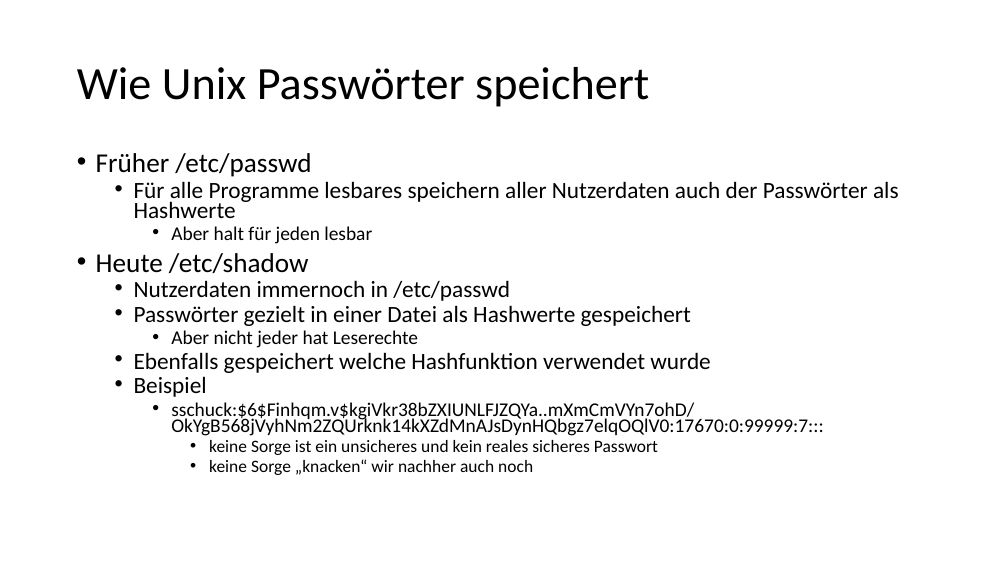
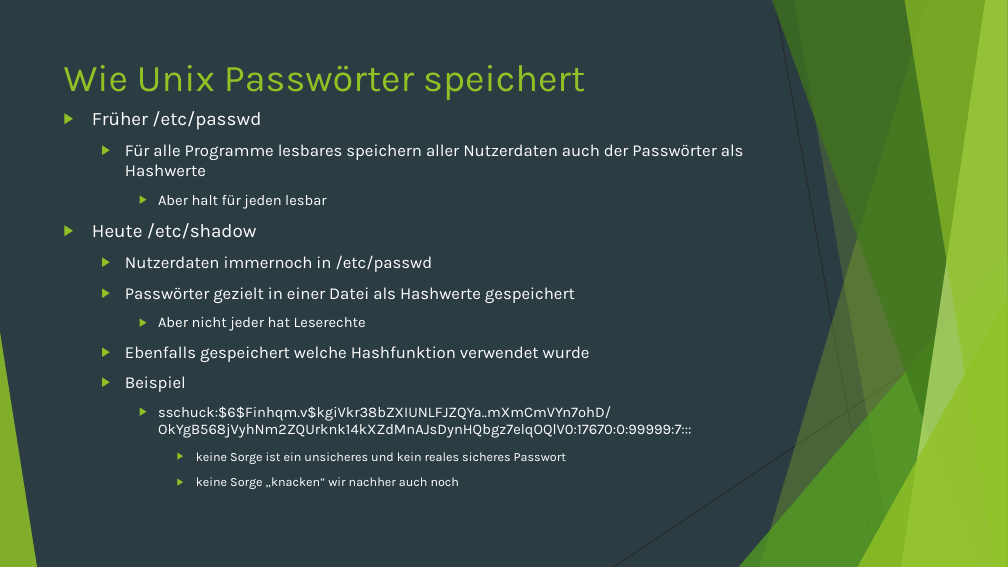
Before and after one commit to StefanSchuck/JohnTheRipperVortrag, a slide deck: slide 4 of Vortrag.pptx. Drawn at 1008x567 pixels with LibreOffice and Linux fonts; fonts in the diff are those of the drawing. Boxes give left, top, right and bottom in pixels: in the first picture for what was removed or moved away, otherwise in the second. Text is boxed around its words. In the diff, an @@ line names an element or a change of style, - is before the commit and + after.

```diff
--- a/Vortrag.pptx
+++ b/Vortrag.pptx
@@ background #FFFFFF to #2C3C43 @@
@@ title "Wie Unix Passwörter speichert": place and size @@
-title "Wie Unix Passwörter speichert" at (77,67,649,107)
+title "Wie Unix Passwörter speichert" at (64,65,585,100)
@@ title "Wie Unix Passwörter speichert" at (64,65,585,100): size 44 to 36 pt, font Calibri to Karla, text colour #000000 to #90C226; line spacing 0.9 to 1; vertical alignment middle to top @@
@@ text "Früher /etc/passwd": place and size @@
-text "Früher /etc/passwd" at (96,153,899,475)
+text "Früher /etc/passwd" at (92,111,744,489)
@@ text "Früher /etc/passwd" at (92,111,744,489): size 25.9 to 18 pt in "Früher /etc/passwd", "Heute /etc/shadow"; font Calibri to Karla, text colour #000000 to #FFFFFF; size 22.2 to 16 pt in "Für alle Programme lesbares speichern aller Nutzerdaten ...", "Nutzerdaten immernoch in /etc/passwd", "Passwörter gezielt in einer Datei als Hashwerte ...", "Ebenfalls gespeichert welche Hashfunktion verwendet wurde" and 1 more places; size 18.5 to 14 pt in "Aber halt für jeden lesbar", "Aber nicht jeder hat Leserechte", "sschuck:$6$Finhqm.v$kgiVkr38bZXIUNLFJZQYa..mXmCmVYn7ohD/OkYg ..."; size 16.6 to 12 pt in "keine Sorge ist ein unsicheres und kein ...", "keine Sorge „knacken“ wir nachher auch noch"; bullet • to ▶; line spacing 0.7 to 1; more space between paragraphs @@
@@ group added at (0,0,1008,567): 5 freeform shapes, 3 triangles, 2 lines @@
```
Also in this commit, not shown: 17 other slides changed, 1 slide added, 1 slide removed.
